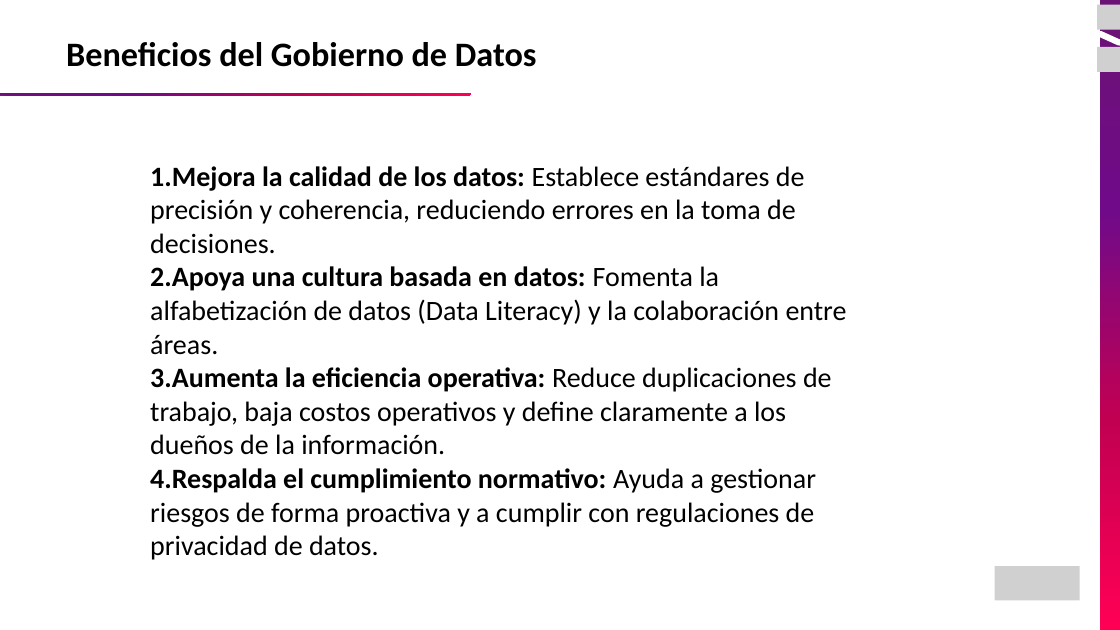
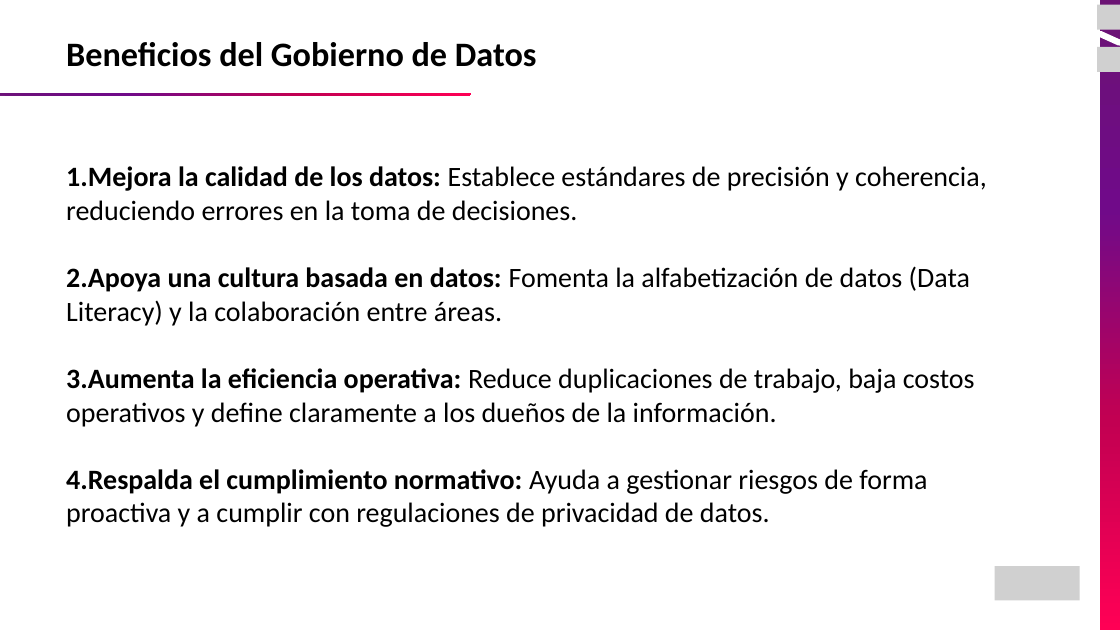
Before and after one commit to JEstebanMejiaV/curso-ingenieria-de-datos, a slide deck: slide 7 of modulo-06_Gobierno y Calidad de Datos/01_Introduccion Gobierno de Datos.pptx. Drawn at 1120x630 pixels with LibreOffice and Linux fonts; fonts in the diff are those of the drawing; grey boxes stand for pictures. Boxes give left, top, right and bottom in pixels: in the first picture for what was removed or moved away, otherwise in the second. Text is boxed around its words. In the diff, an @@ line names an element or a change of style, - is before the commit and + after.

Commit message:
Add practical workshops for Lake Formation access control and data quality auditing

```diff
--- a/modulo-06_Gobierno y Calidad de Datos/01_Introduccion Gobierno de Datos.pptx
+++ b/modulo-06_Gobierno y Calidad de Datos/01_Introduccion Gobierno de Datos.pptx
@@ text "Mejora la calidad de los ..." rewrapped from (150,166,847,560) to (66,166,987,527) @@
```
Also in this commit, not shown: 16 other slides changed, 2 slides added, 5 slides removed, 3 other files.
